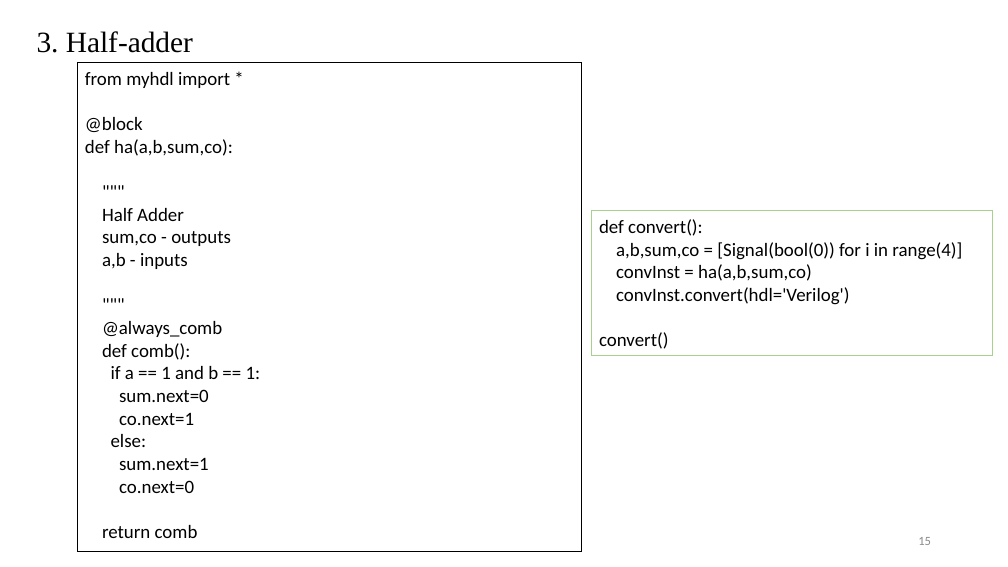
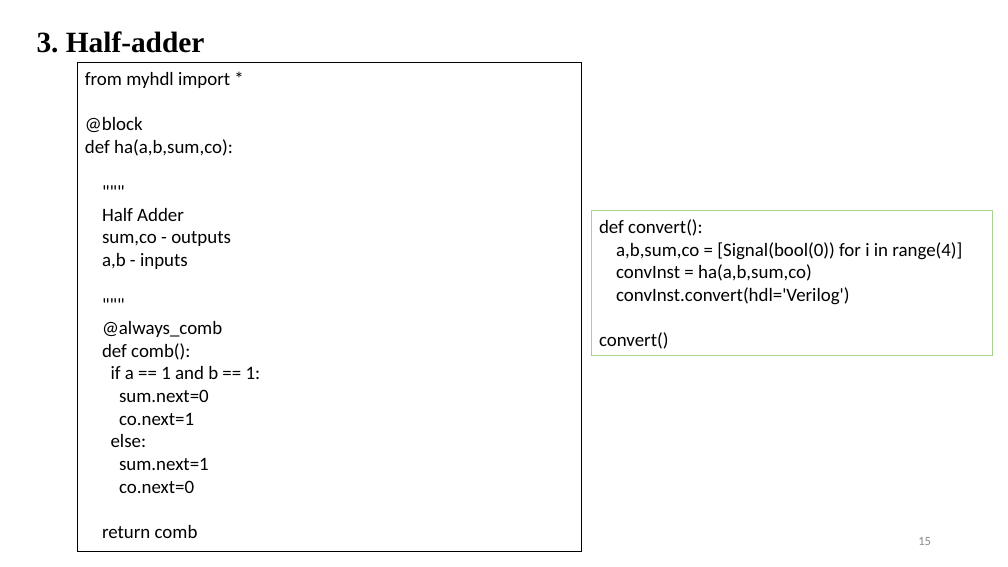
Before and after one commit to visionvlsi/Proj_HLS_phase1, a slide deck: slide 15 of hls_phase1.pptx. Drawn at 1008x567 pixels with LibreOffice and Linux fonts; fonts in the diff are those of the drawing. Boxes give left, top, right and bottom in pixels: in the first picture for what was removed or moved away, otherwise in the second. Text is boxed around its words. In the diff, an @@ line names an element or a change of style, - is before the commit and + after.

Commit message:
ppt updated

```diff
--- a/hls_phase1.pptx
+++ b/hls_phase1.pptx
@@ text "3. Half-adder" at (37, 31, 205, 53): bold on @@
```
Also in this commit, not shown: 3 slides added.
